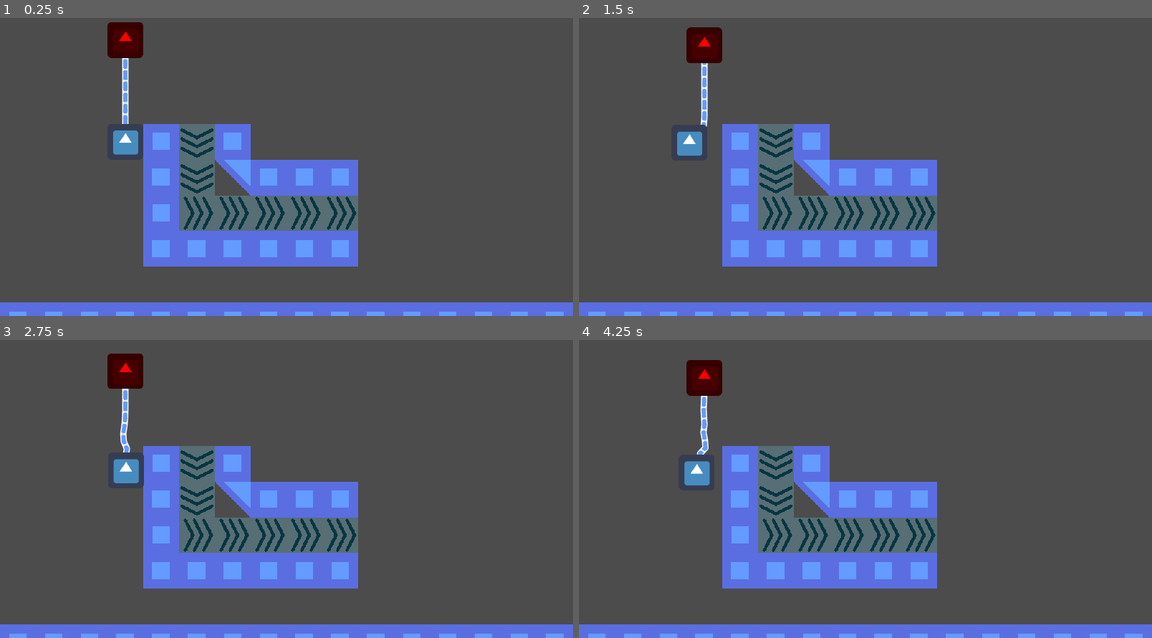
Above: before the commit, frames 1-4 (two rows, left to right).
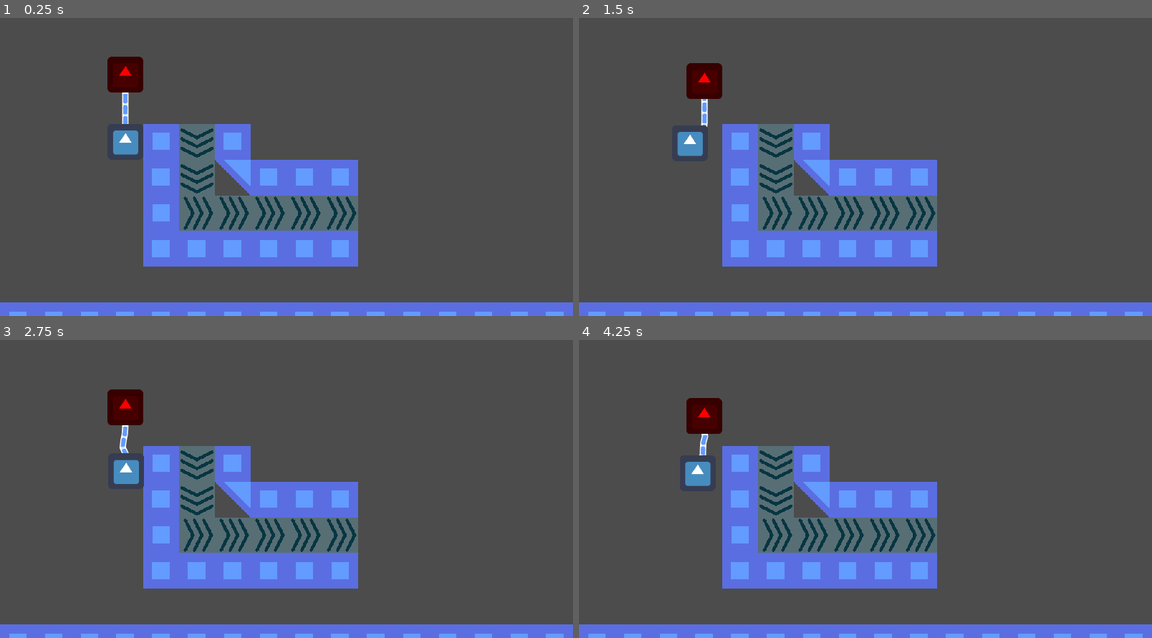
Above: after the commit, the same moments.

Repository: BielMaxBR/godot-rook
Game: Godot game, scene res://Node2D.tscn
Two runs of this game, one before a commit and one after it. Both use one fixed random seed, a clock stepped at 60 frames per second and the inputs below. The engine's default icon, where the game draws it, is replaced by a stand-in: a white triangle on a blue panel in a dark square.
Inputs:
- Up to frame 1 (0.25 s): no input
- Up to frame 2 (1.5 s): tap S (D) at 0.6 s; tap A (L) at 0.8, 1.35 s
- Up to frame 3 (2.75 s): tap D (R) at 1.55, 2.1 s; tap S (D) at 2.3 s
- Up to frame 4 (4.25 s): tap S (D) at 2.85 s; tap A (L) at 3.05, 3.6 s; tap D (R) at 3.8 s

The runs differ from the first frame. In frame 1, 1.5% of the frame differs, in the area x 18-25%, y 1-36%; in frame 2, 1.6%; in frame 3, 1.6%; in frame 4, 1.7%, in the area x 18-25%, y 6-50%.

Commit message:
Code cleanup
Rename some variables, add typing, and decouple base nodes

Diff:
--- a/Node2D.gd
+++ b/Node2D.gd
@@ -1,39 +1,71 @@
 extends Node2D
 
-export var elos = 10
-export var tamanho = 128
-func _ready():
-	$elos/elo.global_position = $player.global_position
-	$player/PinJoint2D.node_b = $elos/elo.get_path()
-	gerar_elos()
+export var n_joints: int = 10
+export var size = 128
 
-func _physics_process(delta):
-	for i in $elos.get_child_count():
-		var elo = $elos.get_child(i)
-		var pin = elo.get_node("Pin")
+export var player_path: NodePath
+var player: Node2D
 
+export var source_path: NodePath
+var source: Node2D
+
+var joints: Array
+onready var joint: RigidBody2D = $joint
+
+
+func _ready() -> void:
+	player = get_node_or_null(player_path)
+	assert(player != null)
+
+	source = get_node_or_null(source_path)
+	assert(source != null)
+
+	joint.global_position = player.global_position
+	assert(player.pin != null)
+
+	(player.pin as PinJoint2D).node_b = joint.get_path()
+	assert(player.line != null)
+
+	generate_joints()
+
+	joints = []
+	for child in get_children():
+		if child is RigidBody2D:
+			joints.append(child)
+
+
+func _physics_process(_delta: float) -> void:
+
+	for i in joints.size():
+		var curr: RigidBody2D = joints[i]
+		var pin = curr.get_node("Pin")
 		var next
+
 		if pin.node_b:
 			next = get_node(pin.node_b)
+
 			if not next:
 				continue
-			if $player/Line2D.get_point_count() == i:
-				$player/Line2D.add_point($player.to_local(next.position))
+
+			if player.line.get_point_count() == i:
+				player.line.add_point(player.to_local(next.position))
 			else:
-				$player/Line2D.set_point_position(i, $player.to_local(next.position))
+				player.line.set_point_position(i, player.to_local(next.position))
 
-func gerar_elos():
-	for i in elos:
-		var elo = $elos/elo.duplicate()
-		$elos.add_child(elo)
-		elo.mode = RigidBody2D.MODE_RIGID
-		var new_position = $elos/elo.position
-		new_position.y += (i+1) * -(tamanho / elos)
-		elo.position = new_position
 
-#		if $elos.get_child(i-1):
-		elo.get_node("Pin").node_a = elo.get_path()
-		$elos.get_child(i).get_node("Pin").node_b = elo.get_path()
-		if i == elos-1:
-			$corasaun.global_position = elo.global_position
-			elo.get_node("Pin").node_b = $corasaun.get_path()
+func generate_joints() -> void:
+
+	for i in n_joints:
+		var new = joint.duplicate()
+		add_child(new)
+		new.mode = RigidBody2D.MODE_RIGID
+
+		new.position = joint.position
+		new.position.y += (i + 1) * -(size / n_joints)
+
+		new.get_node("Pin").node_a = new.get_path()
+		get_child(i).get_node("Pin").node_b = new.get_path()
+
+		if i == n_joints - 1:
+			source.global_position = new.global_position
+			new.get_node("Pin").node_b = source.get_path()
--- a/Node2D.tscn
+++ b/Node2D.tscn
@@ -4,7 +4,7 @@
 [ext_resource path="res://icon.png" type="Texture" id=2]
 [ext_resource path="res://player.tscn" type="PackedScene" id=3]
 [ext_resource path="res://corasaun.gd" type="Script" id=4]
-[ext_resource path="res://elo.gd" type="Script" id=5]
+[ext_resource path="res://src/joint.tscn" type="PackedScene" id=5]
 [ext_resource path="res://elo.png" type="Texture" id=6]
 [ext_resource path="res://esteira.tscn" type="PackedScene" id=7]
 [ext_resource path="res://sprites/esteira.png" type="Texture" id=8]
@@ -124,16 +124,13 @@
 } ]
 0/z_index = 0
 
-[sub_resource type="CircleShape2D" id=9]
-radius = 5.0
-
 [sub_resource type="CircleShape2D" id=13]
 radius = 30.0
 
+[sub_resource type="CircleShape2D" id=23]
+radius = 5.0
+
 [node name="Node2D" type="Node2D"]
-script = ExtResource( 1 )
-elos = 13
-tamanho = 192
 
 [node name="tilemaps" type="Node2D" parent="."]
 z_index = -1
@@ -181,27 +178,7 @@
 
 [node name="elos" type="Node2D" parent="."]
 
-[node name="elo" type="RigidBody2D" parent="elos"]
-position = Vector2( 32, 0 )
-z_index = 1
-collision_layer = 0
-collision_mask = 0
-gravity_scale = 0.0
-can_sleep = false
-linear_damp = 5.0
-script = ExtResource( 5 )
-__meta__ = {
-"_edit_group_": true
-}
-
-[node name="Pin" type="PinJoint2D" parent="elos/elo"]
-rotation = 1.5708
-node_a = NodePath("..")
-bias = 0.9
-softness = 1.0
-
-[node name="CollisionShape2D" type="CollisionShape2D" parent="elos/elo"]
-shape = SubResource( 9 )
+[node name="elo" parent="elos" instance=ExtResource( 5 )]
 
 [node name="player" parent="." instance=ExtResource( 3 )]
 position = Vector2( 224, 288 )
@@ -238,3 +215,17 @@
 
 [node name="CollisionShape2D" type="CollisionShape2D" parent="corasaun"]
 shape = SubResource( 13 )
+
+[node name="Elo" type="RigidBody2D" parent="."]
+
+[node name="Pin" type="PinJoint2D" parent="Elo"]
+
+[node name="CollisionShape2D" type="CollisionShape2D" parent="Elo"]
+shape = SubResource( 23 )
+
+[node name="Joints" type="Node2D" parent="."]
+script = ExtResource( 1 )
+player_path = NodePath("../player")
+source_path = NodePath("../corasaun")
+
+[node name="joint" parent="Joints" instance=ExtResource( 5 )]
--- a/corasaun.gd
+++ b/corasaun.gd
@@ -1,5 +1,5 @@
 extends RigidBody2D
 
 
-func _integrate_forces(state):
+func _integrate_forces(_state: Physics2DDirectBodyState):
 	rotation_degrees = 0
--- a/elo.gd
+++ /dev/null
@@ -1 +0,0 @@
-extends RigidBody2D
--- a/player.gd
+++ b/player.gd
@@ -1,10 +1,12 @@
 extends RigidBody2D
 
 export(NodePath) var corasaun_path
+onready var pin: PinJoint2D = $PinJoint2D
+onready var line: Line2D = $Line2D
 onready var corasaun = get_node(corasaun_path)
 
 func _ready():
 	pass
 
-func _physics_process(delta):
+func _physics_process(_delta):
 	linear_velocity = (Vector2(Input.get_axis("L","R"), Input.get_axis("U","D")) * 250)
--- /dev/null
+++ b/src/joint.tscn
@@ -0,0 +1,25 @@
+[gd_scene load_steps=2 format=2]
+
+[sub_resource type="CircleShape2D" id=9]
+radius = 5.0
+
+[node name="elo" type="RigidBody2D"]
+position = Vector2( 32, 0 )
+z_index = 1
+collision_layer = 0
+collision_mask = 0
+gravity_scale = 0.0
+can_sleep = false
+linear_damp = 5.0
+__meta__ = {
+"_edit_group_": true
+}
+
+[node name="Pin" type="PinJoint2D" parent="."]
+rotation = 1.5708
+node_a = NodePath("..")
+bias = 0.9
+softness = 1.0
+
+[node name="CollisionShape2D" type="CollisionShape2D" parent="."]
+shape = SubResource( 9 )
